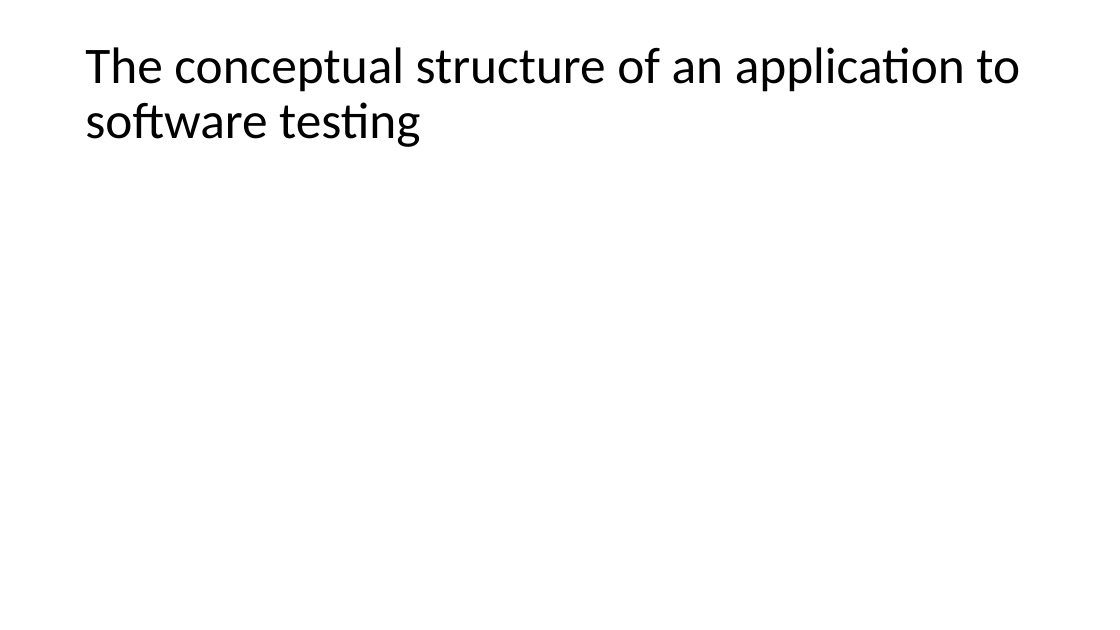
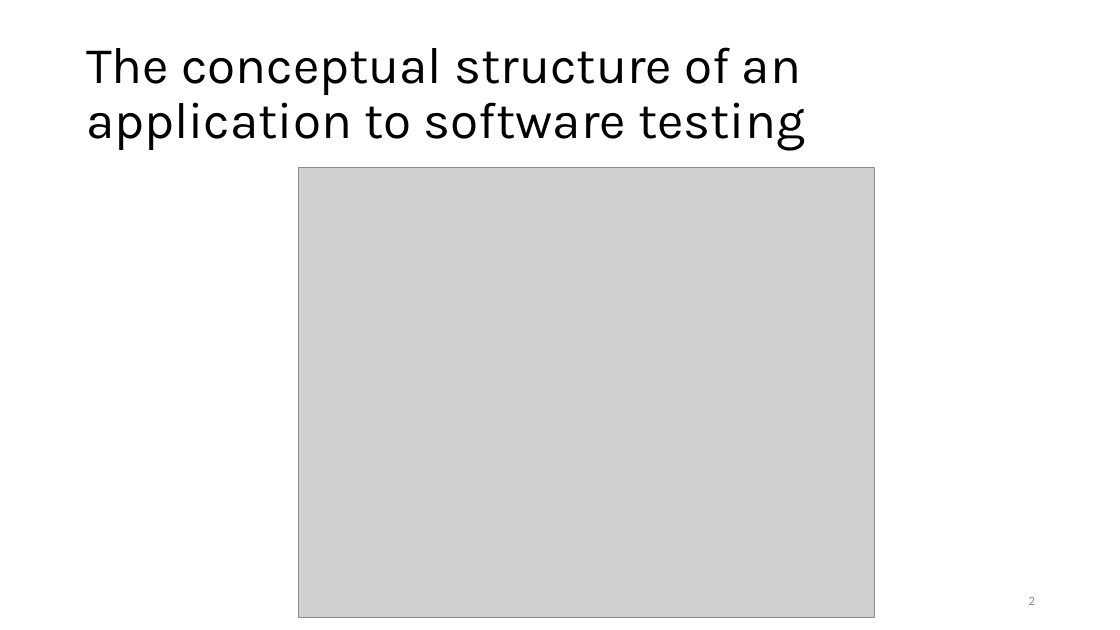
Before and after one commit to liepnguyen/Planru, a slide deck: slide 2 of Documents/Lessons Learned From Agile Quality Assurance In Scrum.pptx. Drawn at 1120x630 pixels with LibreOffice and Linux fonts; fonts in the diff are those of the drawing; grey boxes stand for pictures. Boxes give left, top, right and bottom in pixels: in the first picture for what was removed or moved away, otherwise in the second. Text is boxed around its words. In the diff, an @@ line names an element or a change of style, - is before the commit and + after.

```diff
--- a/Documents/Lessons Learned From Agile Quality Assurance In Scrum.pptx
+++ b/Documents/Lessons Learned From Agile Quality Assurance In Scrum.pptx
@@ title "The conceptual structure of an ..." at <box>86,47,805,151</box>: font Calibri to Karla @@
@@ picture added at <box>298,167,875,618</box> @@
@@ page number added at <box>1029,597,1035,605</box>, 11 pt, text #8C8C8C @@
+2
```
Also in this commit, not shown: 4 other slides changed, 1 slide added.
